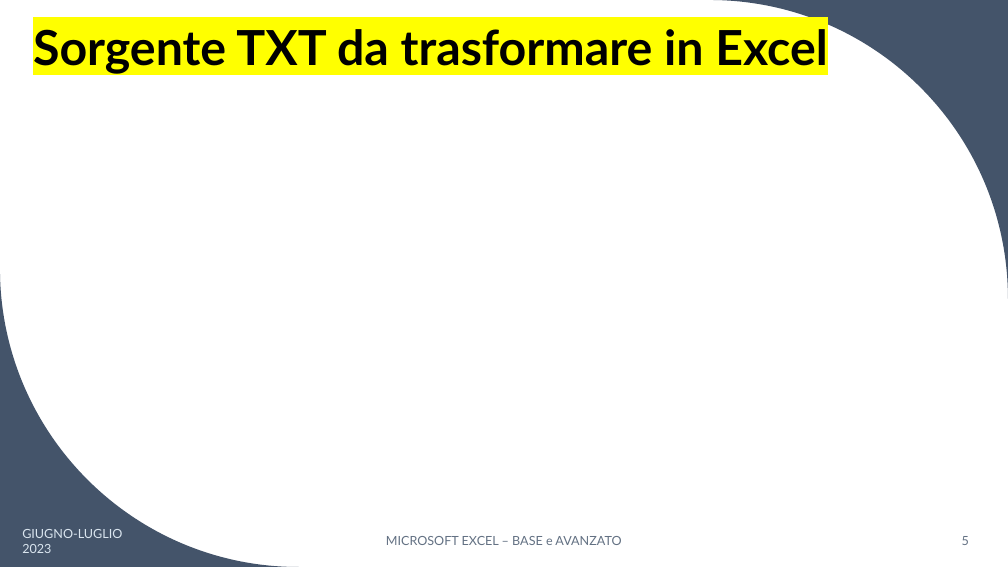
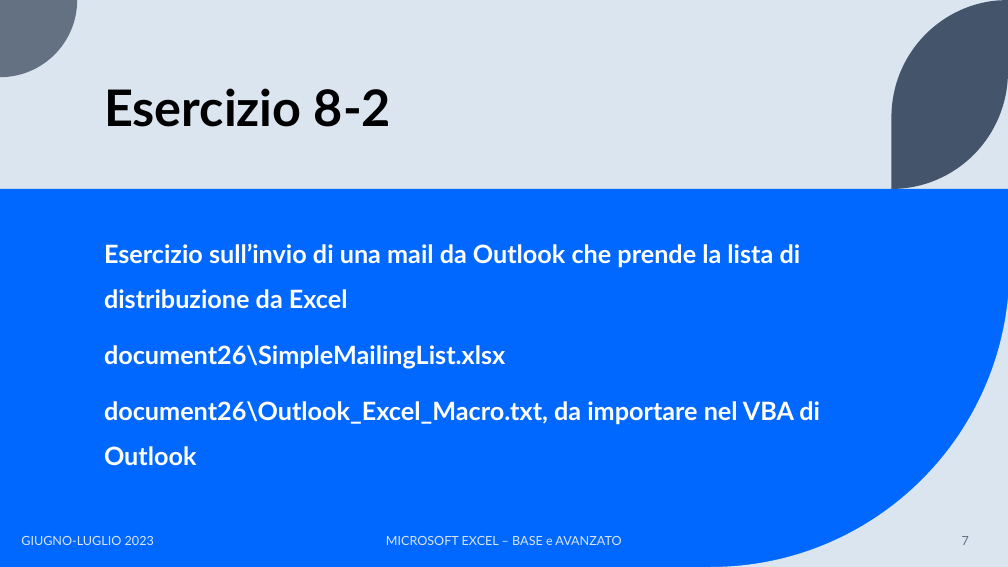
Before and after one commit to teispir/excel, a slide deck: slide 7 of ppt/Corso_Excel_Base_Avanzato_Parte8.pptx (slide 5 before the commit). Drawn at 1008x567 pixels with LibreOffice and Linux fonts; fonts in the diff are those of the drawing. Boxes give left, top, right and bottom in pixels: in the first picture for what was removed or moved away, otherwise in the second. Text is boxed around its words. In the diff, an @@ line names an element or a change of style, - is before the commit and + after.

Commit message:
adding Parte8 and exercises in documento26

```diff
--- a/ppt/Corso_Excel_Base_Avanzato_Parte8.pptx
+++ b/ppt/Corso_Excel_Base_Avanzato_Parte8.pptx
@@ background #FFFFFF to #DAE5EF @@
@@ freeform shape added at [0, 0, 77, 77], fill #637183 @@
@@ title removed at [33, 29, 827, 74] @@
-Sorgente TXT da trasformare in Excel
@@ freeform shape at [892, 0, 1008, 189]: rotation 0 to 90 degrees; outline redrawn @@
@@ title added at [104, 88, 391, 127], 48 pt, text #000000, bold @@
+Esercizio 8-2
@@ rectangle added at [0, 189, 1008, 567], fill #0068FF @@
@@ freeform shape removed at [0, 268, 299, 567] @@
@@ text added at [104, 243, 820, 466], 24 pt, text #FFFFFF, bold @@
+Esercizio sull’invio di una mail da Outlook che prende la lista di distribuzione da Excel
+document26\SimpleMailingList.xlsx
+document26\Outlook_Excel_Macro.txt, da importare nel VBA di Outlook
@@ freeform shape added at [711, 268, 1008, 567], fill #DAE5EF @@
@@ text "GIUGNO-LUGLIO 2023" rewrapped from [22, 529, 122, 553] to [21, 536, 154, 545] @@
@@ text "MICROSOFT EXCEL – BASE e ..." at [386, 536, 621, 545]: text colour #637183 to #DAE5EF @@
@@ page number at [962, 536, 969, 545]: text changed @@
-5
+7
```
Also in this commit, not shown: 3 other slides changed, 2 slides added, 10 other files.
